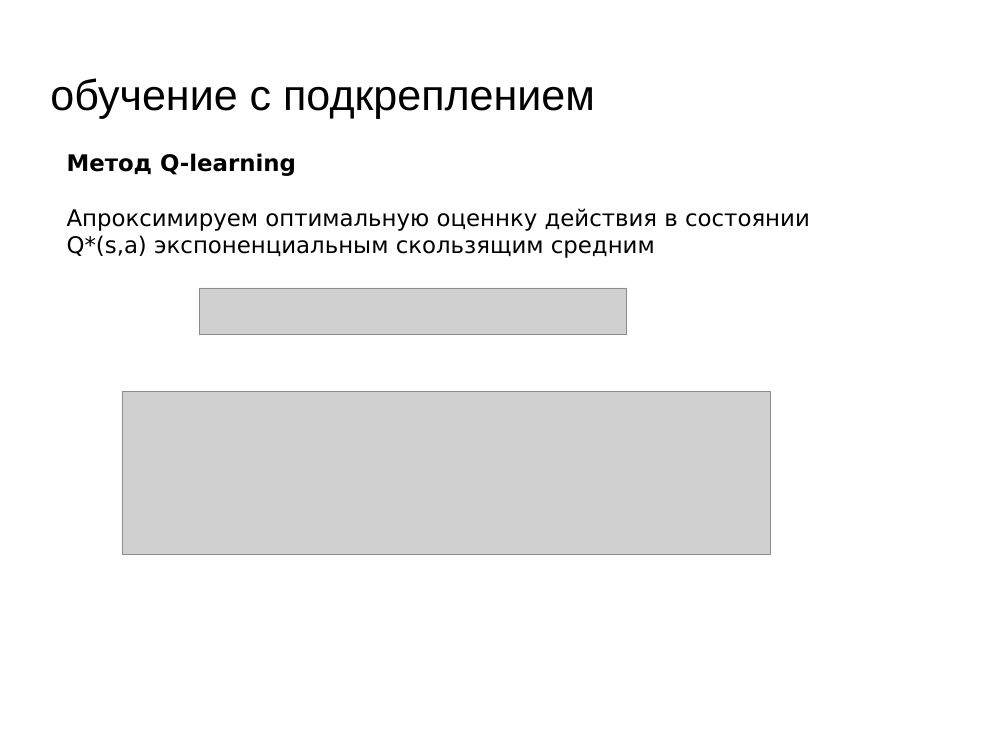
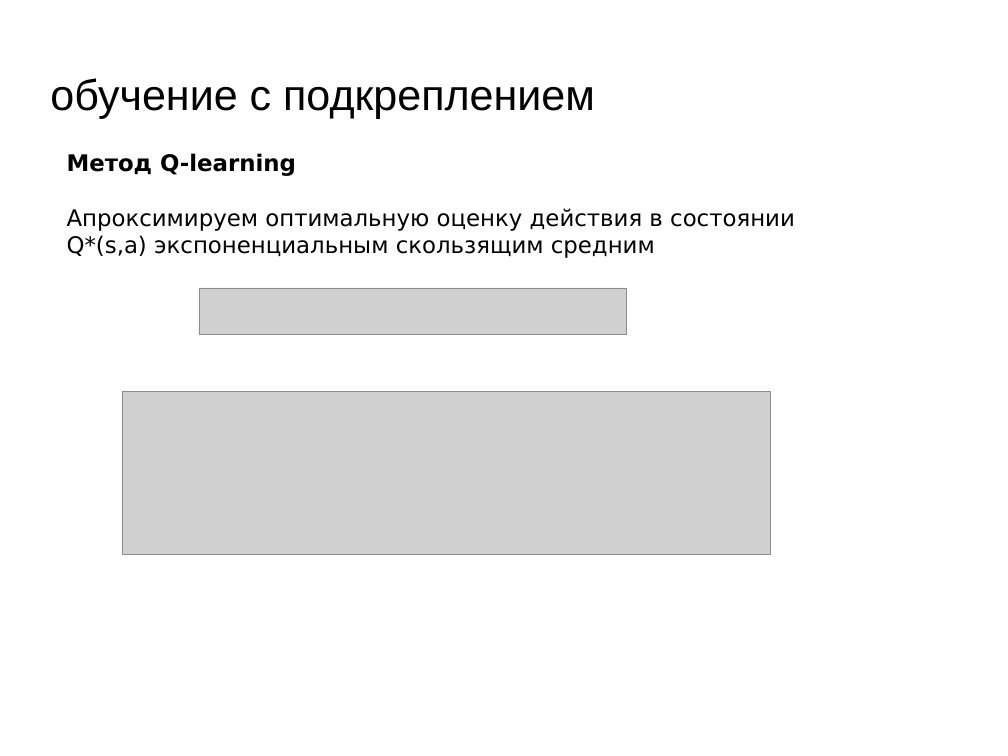
Before and after one commit to mechanoid5/ml_lectorium_legacy, a slide deck: slide 19 of 34-reinforcement-learning.odp. Drawn at 1008x756 pixels with LibreOffice and Linux fonts; fonts in the diff are those of the drawing; grey boxes stand for pictures; background and template pictures are left out. Boxes give left, top, right and bottom in pixels: in the first picture for what was removed or moved away, otherwise in the second. Text is boxed around its words. In the diff, an @@ line names an element or a change of style, - is before the commit and + after.

```diff
--- a/34-reinforcement-learning.odp
+++ b/34-reinforcement-learning.odp
@@ text at bbox=[67, 208, 795, 258]: text changed @@
-Апроксимируем оптимальную оценнку действия в состоянии Q*(s,a) экспоненциальным скользящим средним
+Апроксимируем оптимальную оценку действия в состоянии Q*(s,a) экспоненциальным скользящим средним
```
Also in this commit, not shown: 1 other slide changed, 3 other files.
